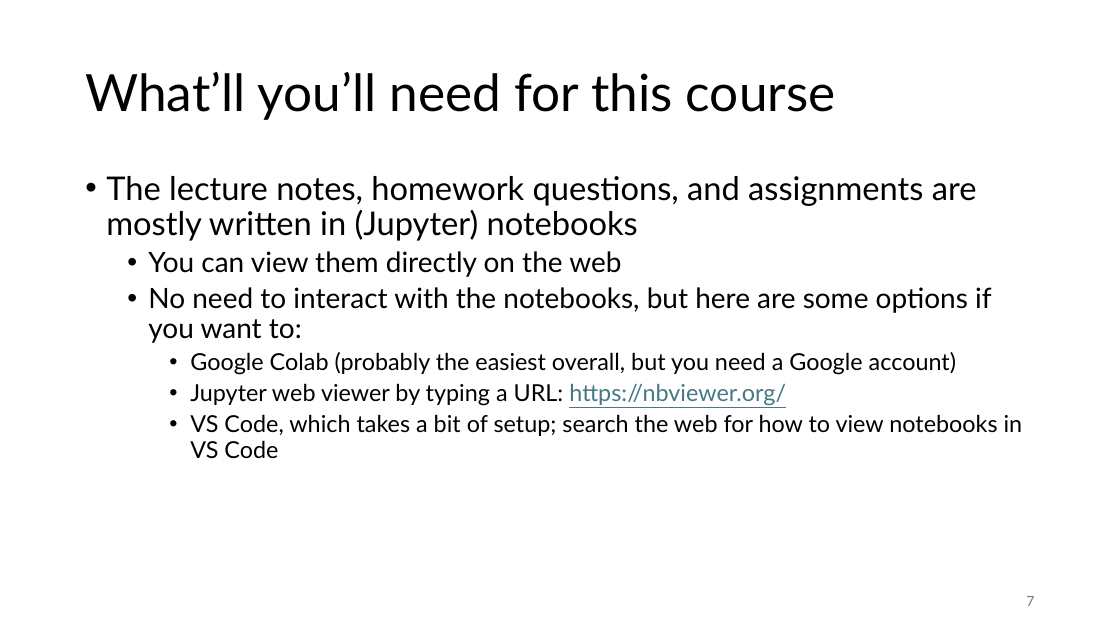
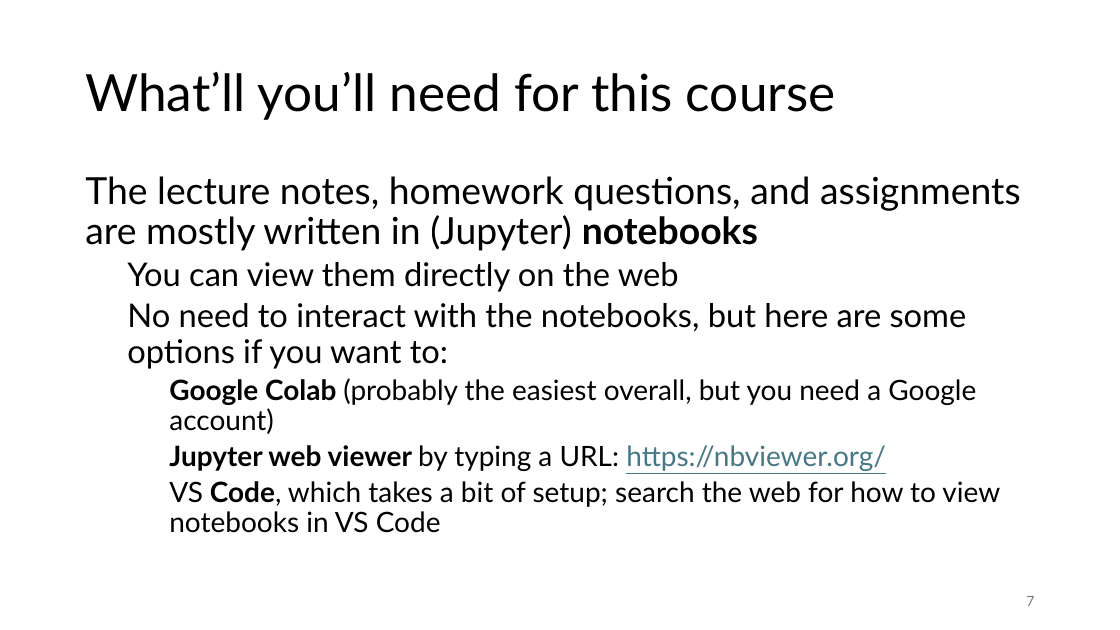
Before and after one commit to tjd1234/cmpt120fall2024, a slide deck: slide 7 of lecture_notes/introduction/introduction.pptx. Drawn at 1120x630 pixels with LibreOffice and Linux fonts; fonts in the diff are those of the drawing. Boxes give left, top, right and bottom in pixels: in the first picture for what was removed or moved away, otherwise in the second. Text is boxed around its words. In the diff, an @@ line names an element or a change of style, - is before the commit and + after.

```diff
--- a/lecture_notes/introduction/introduction.pptx
+++ b/lecture_notes/introduction/introduction.pptx
@@ text "The lecture notes, homework questions, ..." at (x1=85, y1=176, x2=1021, y2=533): size 28 to 32 pt in "The lecture notes, homework questions, and assignments ..."; bold on in "notebooks", "Google Colab", "Jupyter web viewer", "Code,"; size 24 to 28 pt in "You can view them directly on the ...", "No need to interact with the notebooks, ..."; size 20 to 24 pt in "Google Colab (probably the easiest overall, but ...", "Jupyter web viewer by typing a URL: ...", "VS Code, which takes a bit of ..."; bullet • to none @@
```
Also in this commit, not shown: 6 other slides changed, 1 other file.
